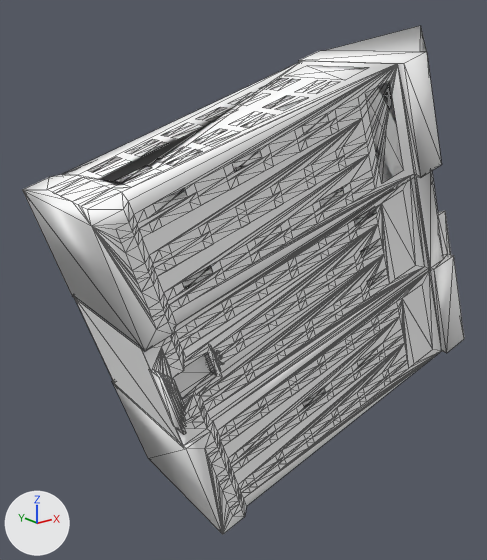
Two versions of the OBJ model Outliers_Removed/Apartment/D00496.obj, one commit apart.
Both versions are drawn from a 50 mm camera at (-1.352, -1.652, 0.73) aimed at (0.086, 0.146, 0.011). The axes (+X, +Y, +Z) are drawn at lower left. The lights are the same throughout. Mesh edges are drawn as thin lines. Where no turn or scale is listed for an object, it has been applied to the vertices. Vertices at the same position are counted once.

The first picture shows 'D00496'.
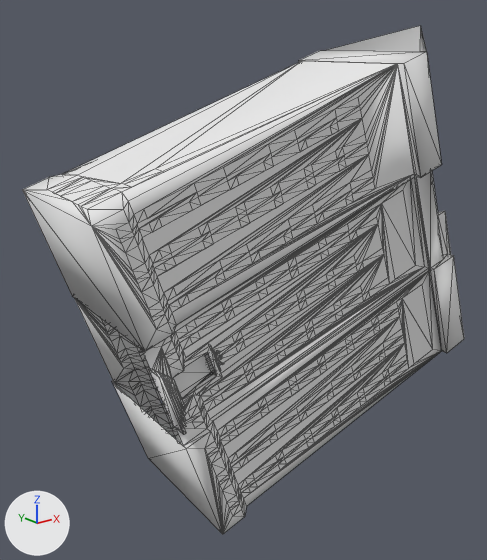
The change, as a diff of the scene's bpy script:
```diff
--- a/Outliers_Removed/Apartment/D00496.obj.py
+++ b/Outliers_Removed/Apartment/D00496.obj.py
@@ mat_material_0 @@
 mat_material_0 = principled_material('material_0')
-mat_material_0.base_color = (1.0, 1.0, 1.0)  # white #ffffff
+mat_material_0.base_color = (0.8, 0.8, 0.8)  # white #e7e7e7
 mat_material_0.roughness = 1.0
@@ me_d00496 @@
 # used by ob_d00496; location = (0.0, 0.0, 0.0)
 # verts and faces of me_d00496; kept vertices keep their numbers, new ones are numbered from 1598
 # before: 441 (-0.47, -0.02, 0.43) at pixel (121, 183), 489 (-0.37, -0.02, 0.47) at pixel (152, 167), 490 (-0.37, 0.02, 0.47) at pixel (145, 165), 491 (-0.47, 0.03, 0.43) at pixel (114, 180)
-me_d00496.from_pydata(...)  # 1598 vertices, 2535 faces; spans x -0.64..1.15, y -0.26..0.34, z -0.7..0.88
+me_d00496.from_pydata(...)  # 1252 vertices, 2227 faces; spans x -0.64..1.15, y -0.26..0.34, z -0.7..0.88
+# me_d00496 part 1: 85 loose pieces with 340 vertices, spanning x -0.51..0.77, y -0.22..0.32, z -0.64..0.74, are deleted
+# me_d00496 part 2
+delete_vertices([489, 490, 491])  # with the faces that use them
 me_d00496.materials.append(mat_material_0)
```

What differs and where, as boxes (x1, y1, x2, y2) in the pictures (487 x 560 px):
'D00496', recoloured, reshaped
    both: (23, 26, 464, 534)
part 1 of me_d00496, deleted
    before: (73, 65, 404, 446)
part 2 of me_d00496, deleted
    before: (118, 166, 152, 183)
